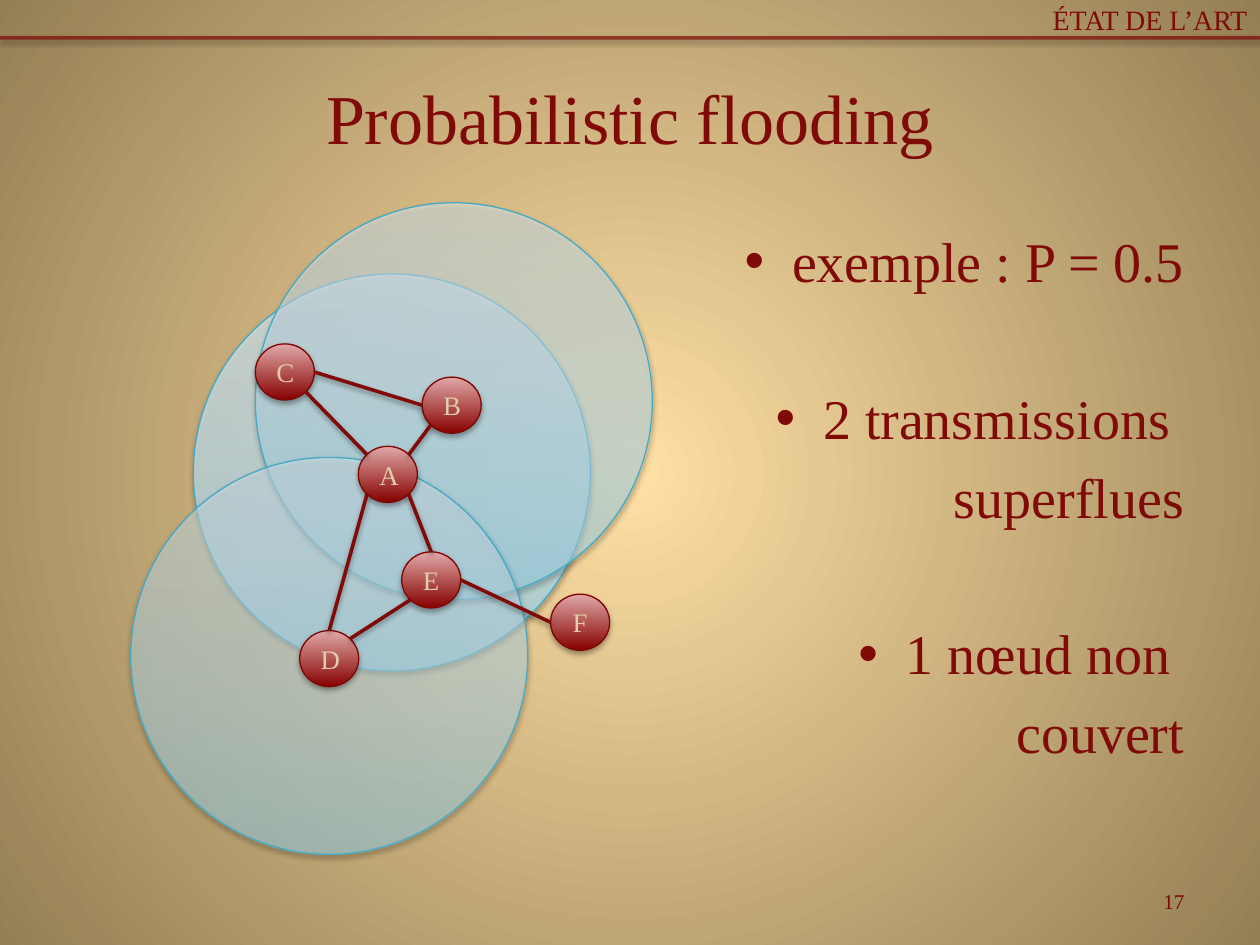
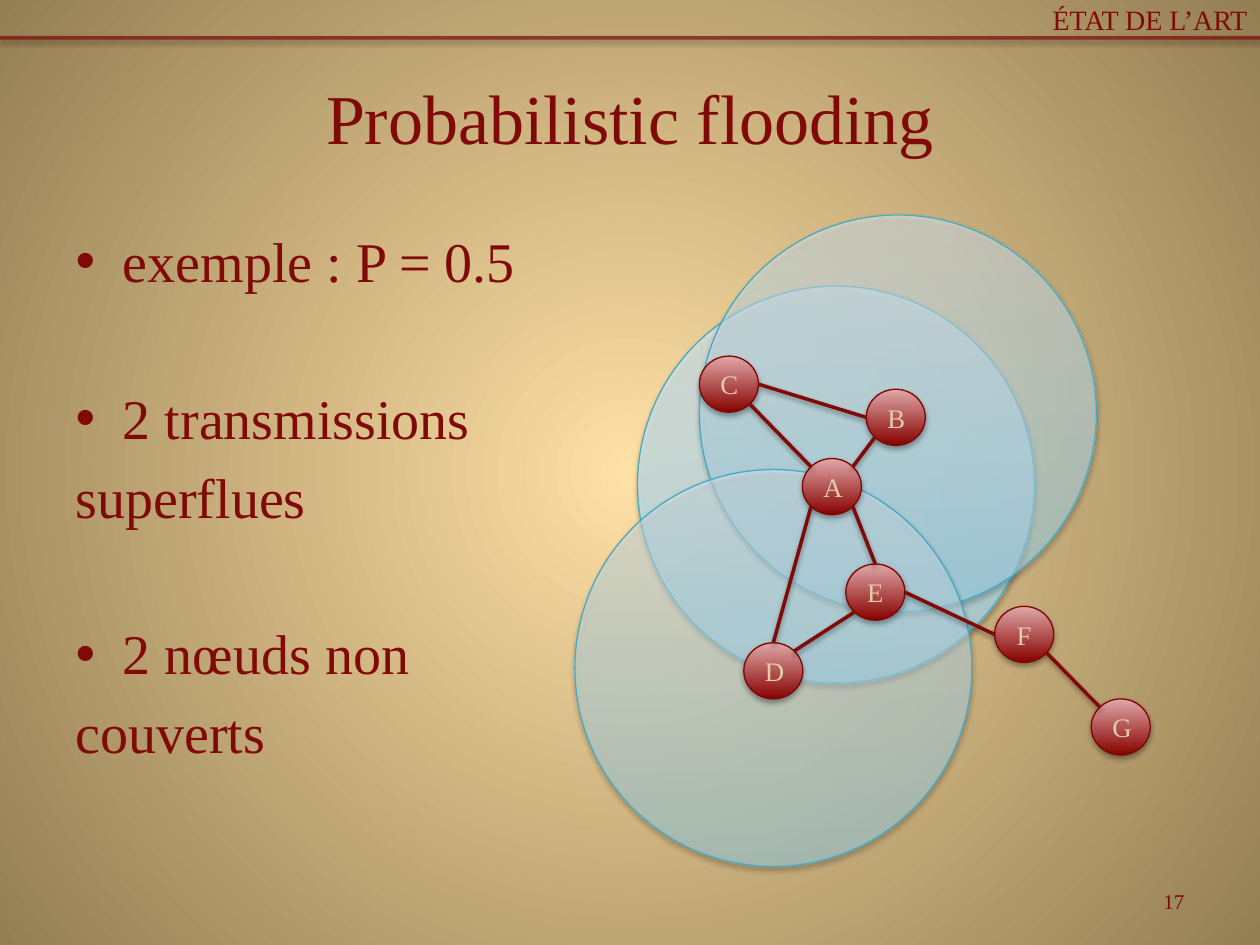
Before and after one commit to Patre/Energy-saving-in-sensors--networks, a slide deck: slide 17 of Redaction/pres.pptx. Drawn at 1260x945 pixels with LibreOffice and Linux fonts; fonts in the diff are those of the drawing. Boxes give left, top, right and bottom in pixels: in the first picture for what was removed or moved away, otherwise in the second. Text is boxed around its words. In the diff, an @@ line names an element or a change of style, - is before the commit and + after.

```diff
--- a/Redaction/pres.pptx
+++ b/Redaction/pres.pptx
@@ text at [76,243,515,528]: alignment right to left @@
@@ 5 ellipses, 5 lines: place and size @@
-5 ellipses, 5 lines at [194,203,653,672]
+5 ellipses, 5 lines at [638,215,1096,683]
@@ 4 ellipses, 2 lines: place and size @@
-4 ellipses, 2 lines at [131,344,528,854]
+4 ellipses, 2 lines at [575,357,971,867]
@@ text at [76,635,409,754]: text changed @@
-• 1 nœud non
-couvert
+• 2 nœuds non
+couverts
@@ line added from (1046, 653) to (1100, 707), #800A07 2 pt @@
@@ ellipse added at [1091,699,1150,756], fill gradient #870300 to #E0A9A9, outline #800704 0.75 pt, 15.3 pt, text #E0CDA9 @@
+G
```
Also in this commit, not shown: 2 other slides changed, 12 slides added, 1 other file.
